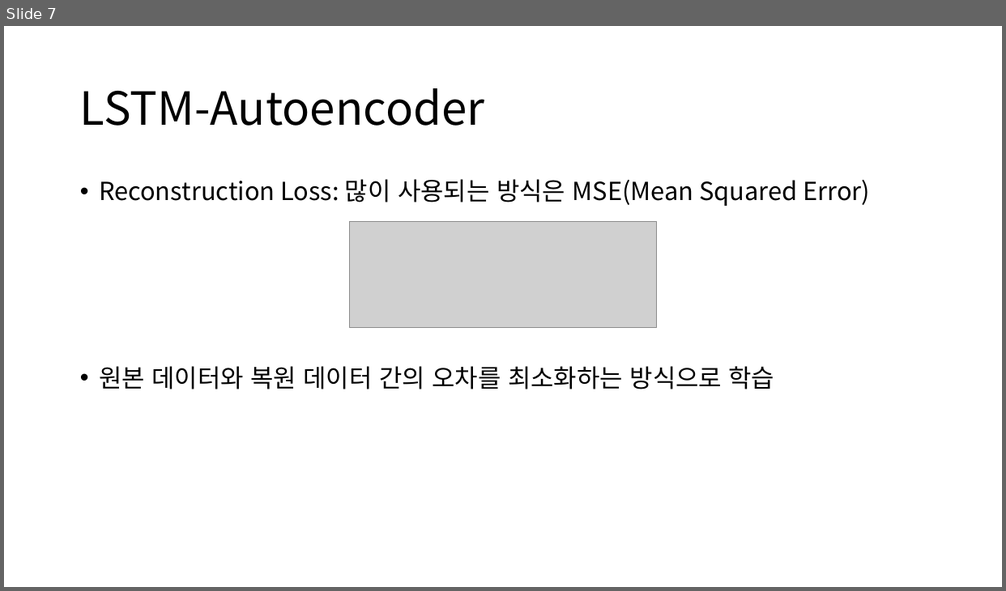
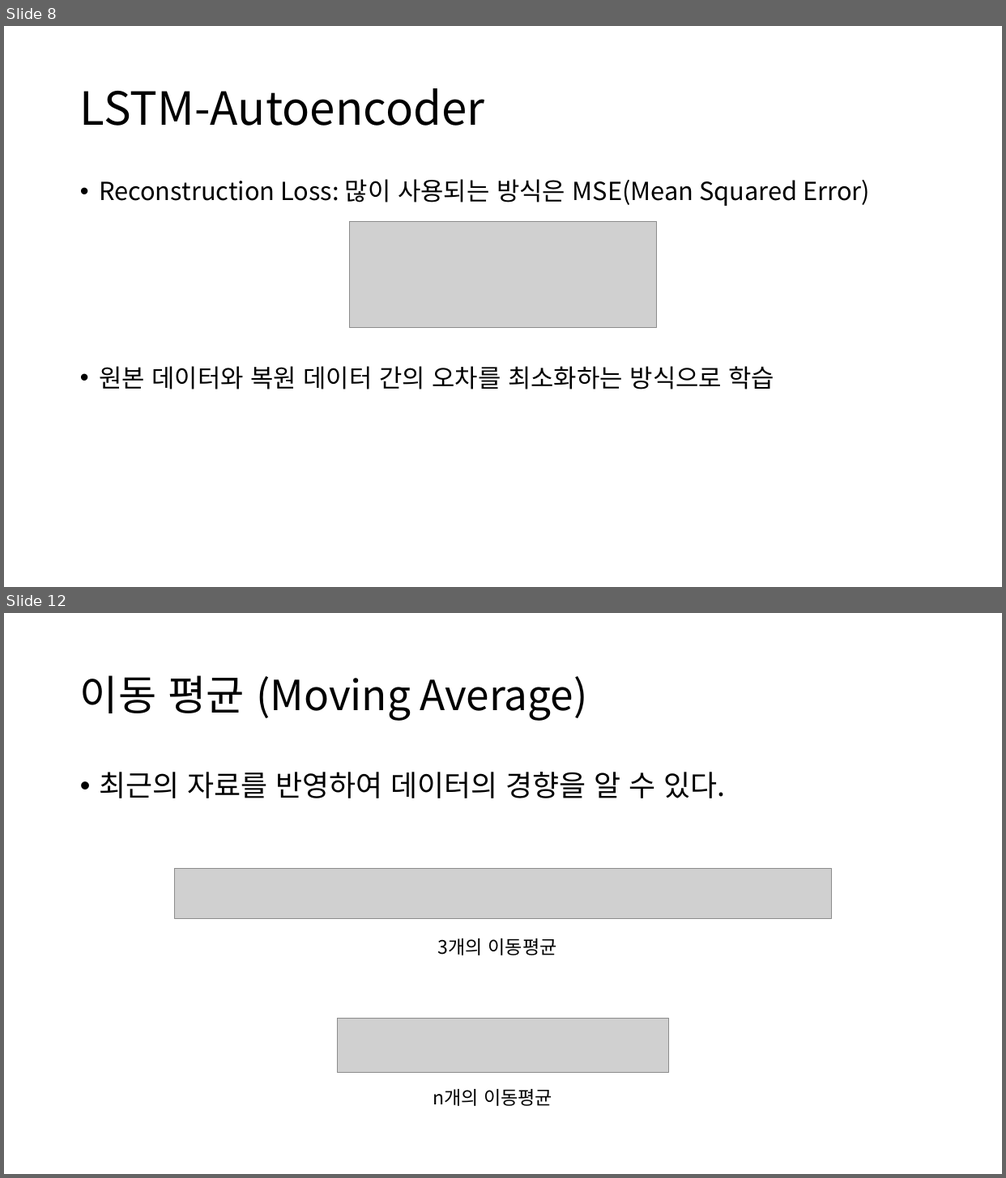
Before and after one commit to Noaplex/capstone, a slide deck: 캡스톤디자인 3주차.pptx. Shown one above the other, each under a label of ours: slide 7 before the commit, slides 8 and 12 after it; the slides between them are not shown. The pictures are 1006x591 and 1006x1178 pixels, drawn with LibreOffice and Linux fonts; fonts in the diff are those of the drawing; grey boxes stand for pictures. Boxes give left, top, right and bottom in pixels: in the first picture for what was removed or moved away, otherwise in the second. Text is boxed around its words. In the diff, an @@ line names an element or a change of style, - is before the commit and + after.

```diff
--- a/캡스톤디자인 3주차.pptx
+++ b/캡스톤디자인 3주차.pptx
@@ slide 12 added at [4, 613, 1002, 1174], background #FFFFFF @@
@@ title added at [80, 675, 588, 721], 40 pt, text #000000 @@
+이동 평균 (Moving Average)
@@ text added at [99, 772, 725, 798], 28 pt, text #000000 @@
+• 최근의 자료를 반영하여 데이터의 경향을 알 수 있다.
@@ picture added at [175, 869, 831, 919] @@
@@ text added at [438, 939, 557, 956], 18 pt, text #000000 @@
+3개의 이동평균
@@ picture added at [337, 1019, 669, 1072] @@
@@ text added at [432, 1089, 552, 1106], 18 pt, text #000000 @@
+n개의 이동평균
@@ what was slide 7 is now slide 8 @@
```
Also in this commit, not shown: 3 slides changed, 6 other slides added.
